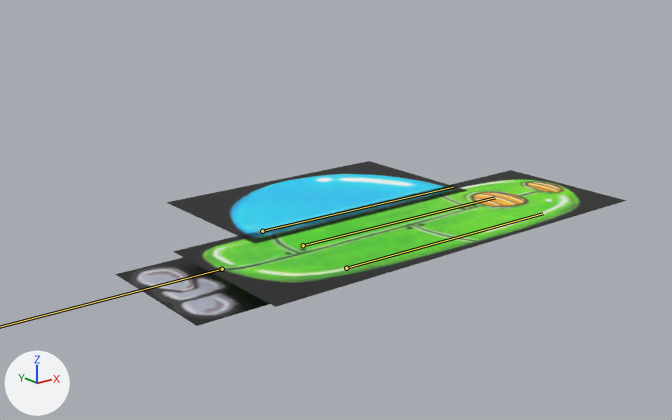
An edit to the Blender file blender/submarine.blend, drawn before and after from the same camera.
Both versions are drawn from a camera (50 mm lens) standing at (-266.0, -358.0, 162.0) and looking at (67.0, 58.0, -4.0). The lights are fixed; the arrows at lower left show +X, +Y and +Z. The bones that bend it are drawn over the model as lines.

The first picture shows 'helix_2_sprite', 'sub_body_sprite', 'sub_top_sprite'.
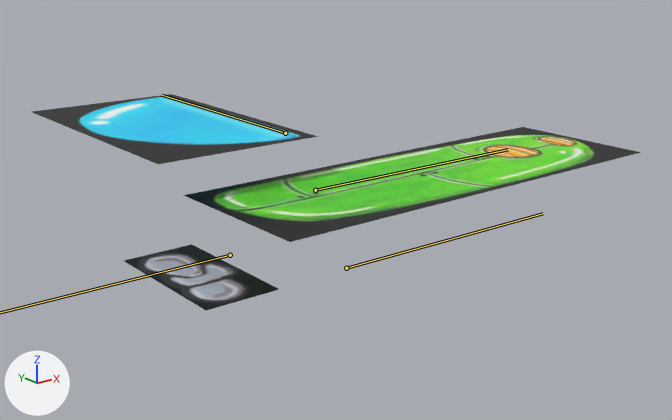
The newer file adds an action. The first version stands in its rest pose; the second is drawn at frame 20 of the action 'open'.

What differs and where, as boxes (x1, y1, x2, y2) in the pictures (672 x 420 px):
'sub_body_sprite', posed (16% shorter)
    before: (173, 170, 626, 307)
    after: (184, 127, 641, 242)
'sub_top_sprite', posed (14% shorter)
    before: (166, 161, 465, 243)
    after: (32, 94, 318, 164)
'helix_2_sprite', posed
    before: (116, 257, 269, 326)
    after: (124, 244, 279, 310)
bone 'body', root to tip
    before: (303, 245) to (495, 197)
    after: (315, 190) to (508, 149)
bone 'top', root to tip
    before: (262, 231) to (453, 187)
    after: (285, 133) to (162, 95)

What the commit changed:
Bone 'body' (bone_body) moves from (0.0, 0.0, 0.0) to (2.5, 6.5, 29.3).
Bone 'helix' (bone_helix) moves from (0.0, 0.0, 0.0) to (1.2, 2.4, -22.7).
Bone 'top' (bone_top) moves from (0.0, 0.0, 0.0) to (-3.4, 10.0, 22.2).
Bone 'top' (bone_top) turns from (0, 0, 0) to (0, 0, 90) degrees about its own x, y and z.
